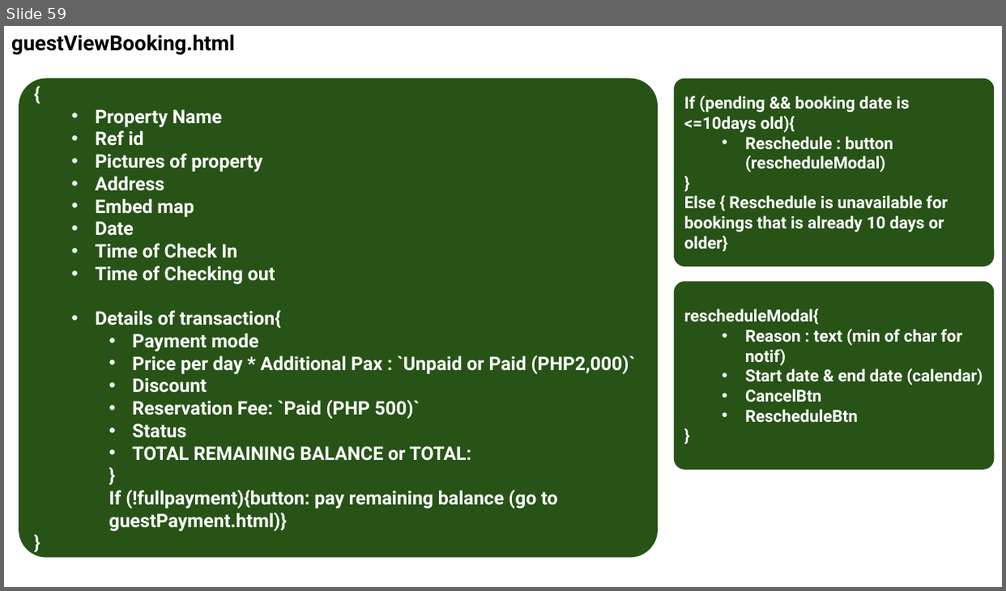
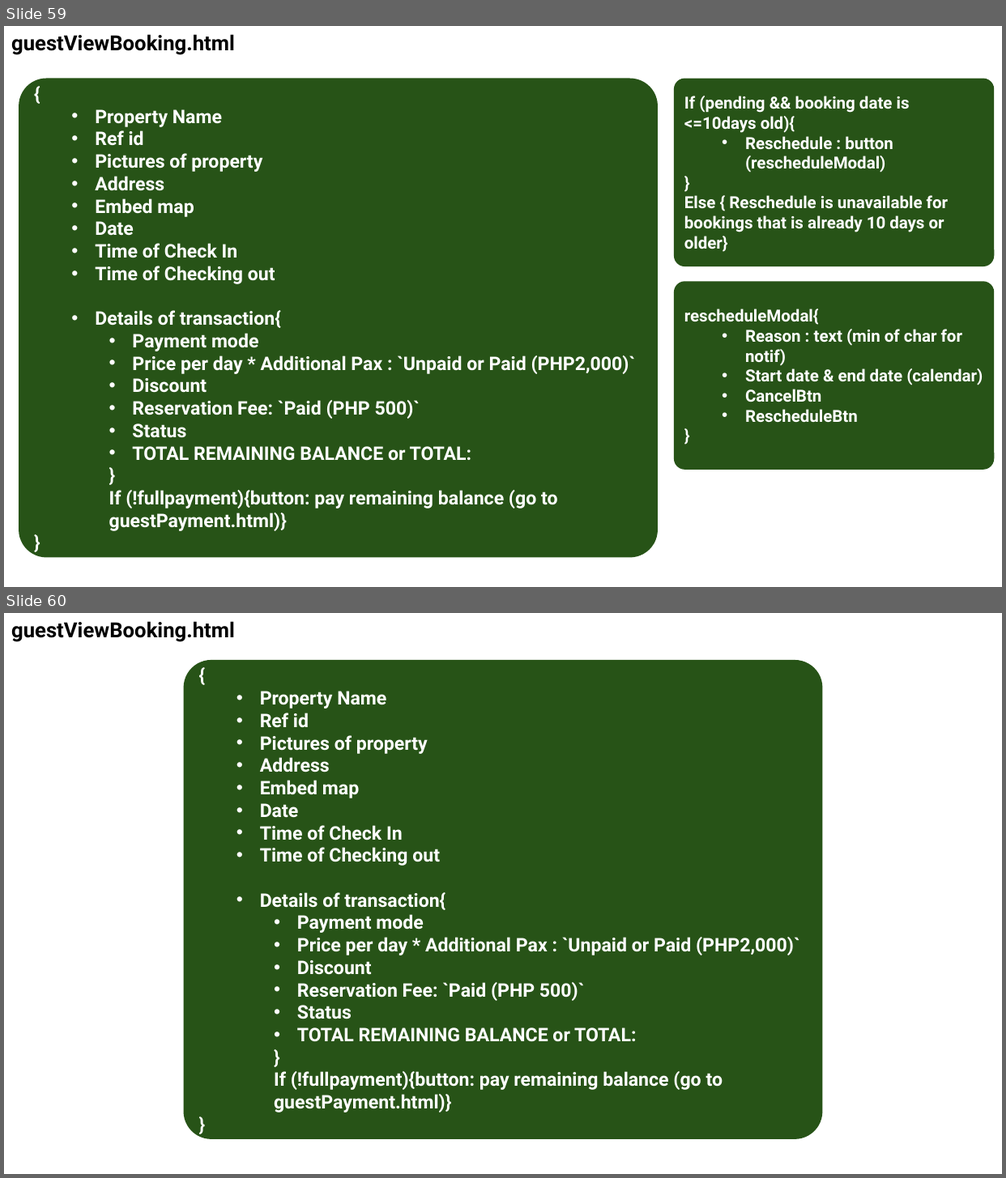
Before and after one commit to Booking-Resevation-Betcha-Homie-House/CAPSTONE-Development-Road-Map, a slide deck: betchaBooking-USECASE.pptx. Shown one above the other, each under a label of ours: slide 59 before the commit, slides 59 and 60 after it. The pictures are 1006x591 and 1006x1178 pixels, drawn with LibreOffice and Linux fonts; fonts in the diff are those of the drawing. Boxes give left, top, right and bottom in pixels: in the first picture for what was removed or moved away, otherwise in the second. Text is boxed around its words. In the diff, an @@ line names an element or a change of style, - is before the commit and + after.

```diff
--- a/betchaBooking-USECASE.pptx
+++ b/betchaBooking-USECASE.pptx
@@ slide 60 added at box(4, 613, 1002, 1174), background #FFFFFF @@
@@ text added at box(11, 621, 235, 642), 20 pt, text #000000, bold @@
+guestViewBooking.html
@@ rounded rectangle added at box(184, 660, 823, 1140), fill #275417, 18 pt, text #FFFFFF, bold @@
+{
+  • Property Name
+  • Ref id
+  • Pictures of property
+  • Address
+  • Embed map
+  • Date
+  • Time of Check In
+  • Time of Checking out
+  • Details of transaction{
+    • Payment mode
+    • Price per day * Additional Pax : `Unpaid or Paid (PHP2,000)`
+    • Discount
+    • Reservation Fee: `Paid (PHP 500)`
+    • Status
+    • TOTAL REMAINING BALANCE or TOTAL:
+    }
+    If (!fullpayment){button: pay remaining balance (go to guestPayment.html)}
+}
```
Also in this commit, not shown: 3 slides changed.
